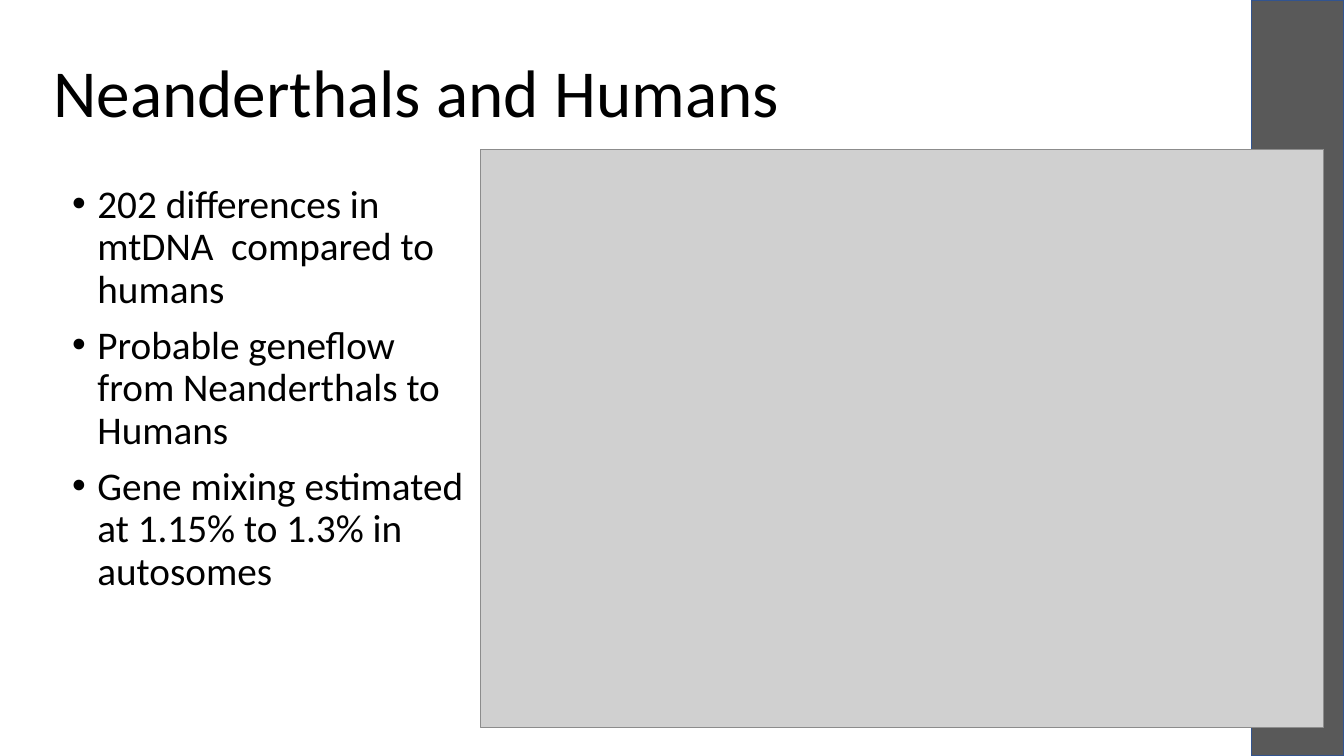
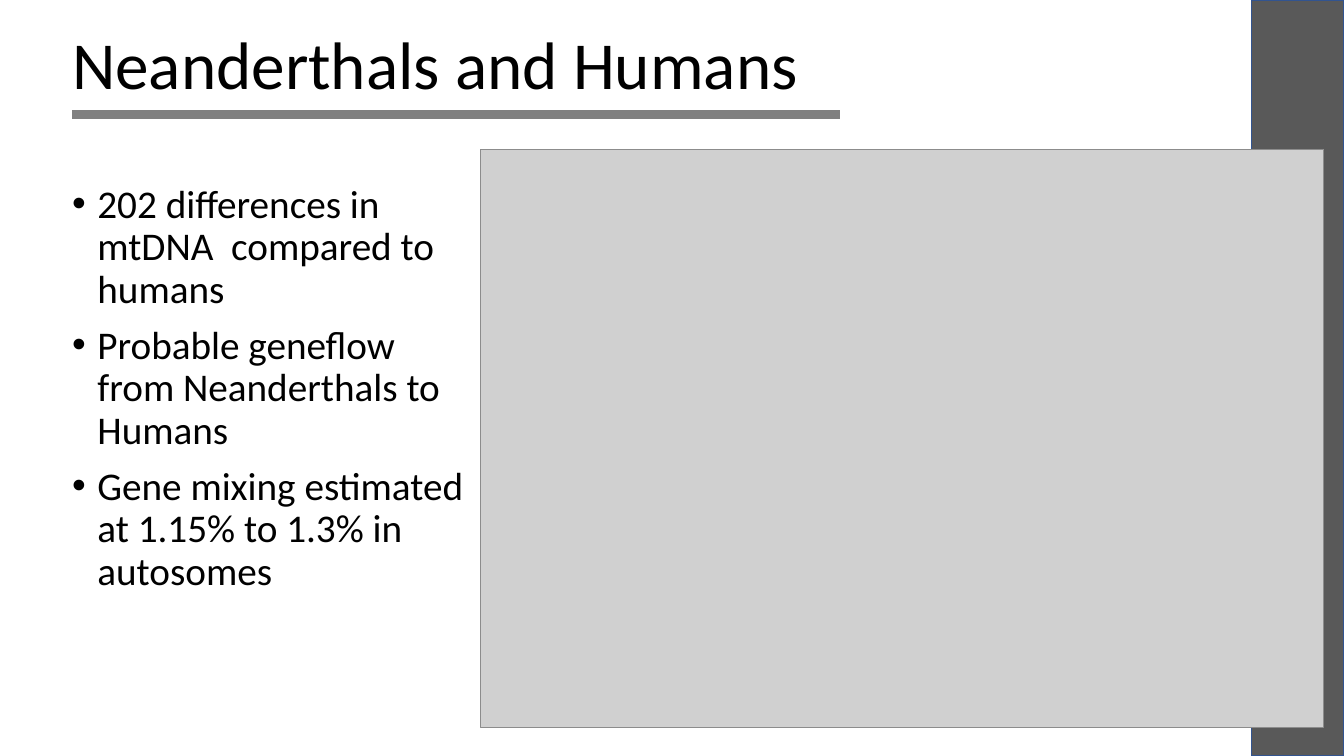
Before and after one commit to laksannathan/Biopython, a slide deck: slide 4 of humans_demo/Humans.pptx. Drawn at 1344x756 pixels with LibreOffice and Linux fonts; fonts in the diff are those of the drawing; grey boxes stand for pictures. Boxes give left, top, right and bottom in pixels: in the first picture for what was removed or moved away, otherwise in the second. Text is boxed around its words. In the diff, an @@ line names an element or a change of style, - is before the commit and + after.

```diff
--- a/humans_demo/Humans.pptx
+++ b/humans_demo/Humans.pptx
@@ title "Neanderthals and Humans": place and size @@
-title "Neanderthals and Humans" at (53,70,778,118)
+title "Neanderthals and Humans" at (72,42,797,90)
@@ line added from (73, 115) to (841, 115), #808080 6 pt @@
```
Also in this commit, not shown: 7 other slides changed, 1 slide added, 1 slide removed, 1 other file.
